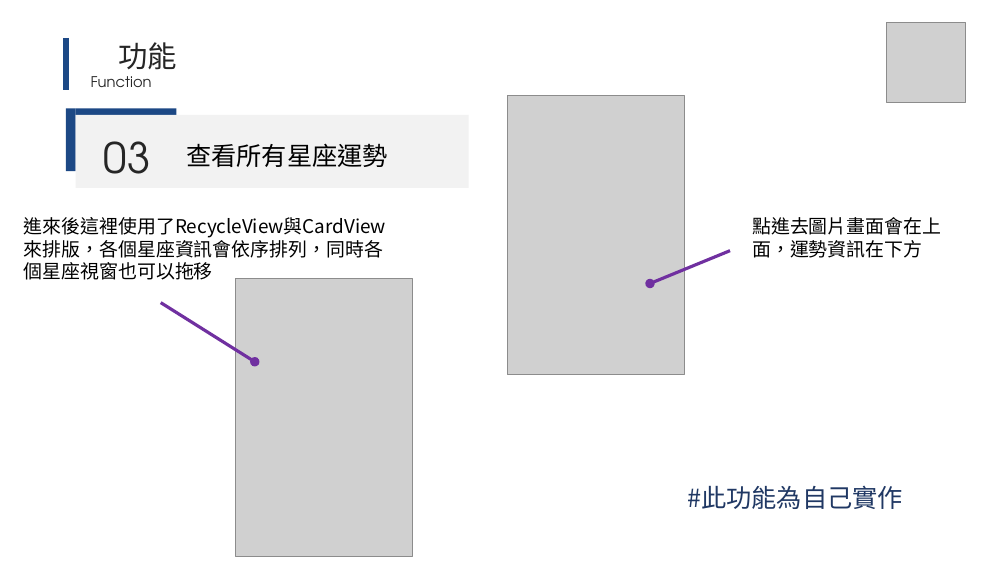
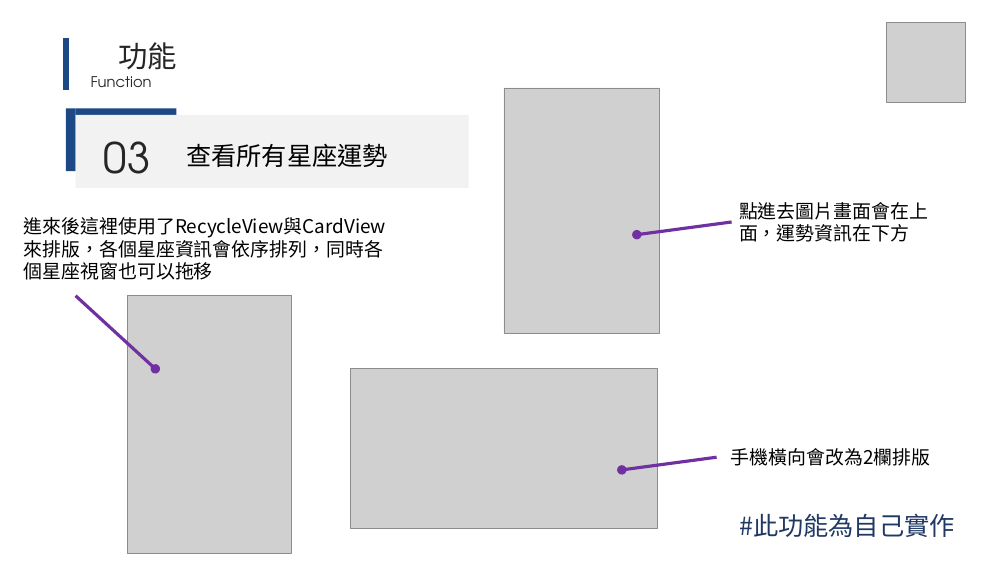
Before and after one commit to Summer8217/Android_Project, a slide deck: slide 10 of Android_Project.pptx. Drawn at 1008x567 pixels with LibreOffice and Linux fonts; fonts in the diff are those of the drawing; grey boxes stand for pictures. Boxes give left, top, right and bottom in pixels: in the first picture for what was removed or moved away, otherwise in the second. Text is boxed around its words. In the diff, an @@ line names an element or a change of style, - is before the commit and + after.

```diff
--- a/Android_Project.pptx
+++ b/Android_Project.pptx
@@ picture: place and size @@
-picture at (507, 95, 684, 375)
+picture at (504, 88, 659, 333)
@@ text "點進去圖片畫面會在上面，運勢資訊在下方": place and size @@
-text "點進去圖片畫面會在上面，運勢資訊在下方" at (752, 217, 941, 258)
+text "點進去圖片畫面會在上面，運勢資訊在下方" at (739, 202, 928, 242)
@@ arrow moved from (650, 284) - (730, 251) to (637, 234) - (732, 222) @@
@@ arrow moved from (255, 362) - (161, 302) to (155, 369) - (76, 296) @@
@@ picture: place and size @@
-picture at (235, 278, 412, 557)
+picture at (128, 296, 292, 554)
@@ picture added at (350, 369, 657, 529) @@
@@ text added at (731, 448, 930, 466), 18 pt, text #000000 @@
+手機橫向會改為2欄排版
@@ arrow added from (717, 457) to (622, 470), #7030A0 3 pt @@
@@ text "#此功能為自己實作": place and size @@
-text "#此功能為自己實作" at (687, 486, 903, 509)
+text "#此功能為自己實作" at (739, 514, 955, 537)
```
Also in this commit, not shown: 4 other slides changed.
